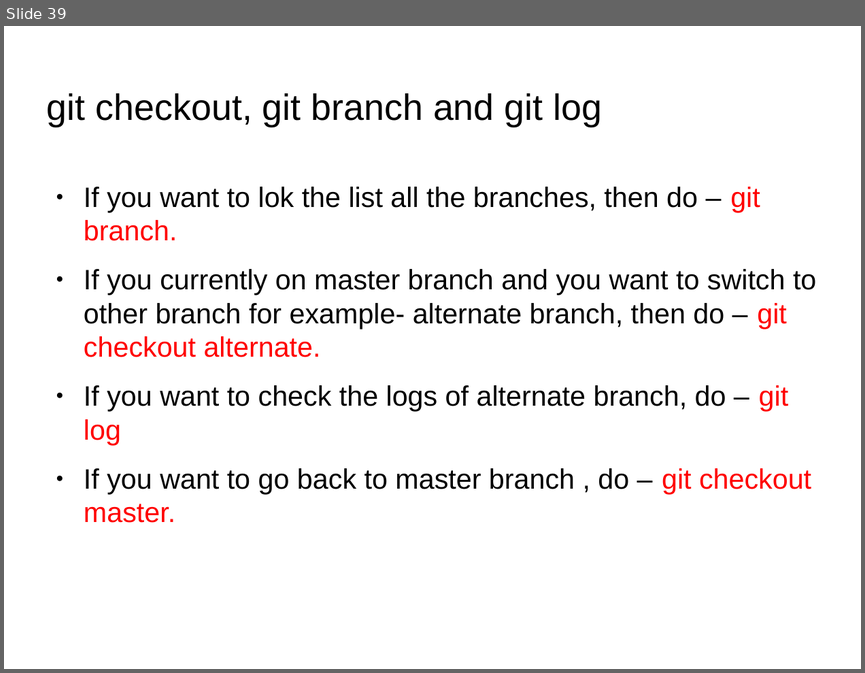
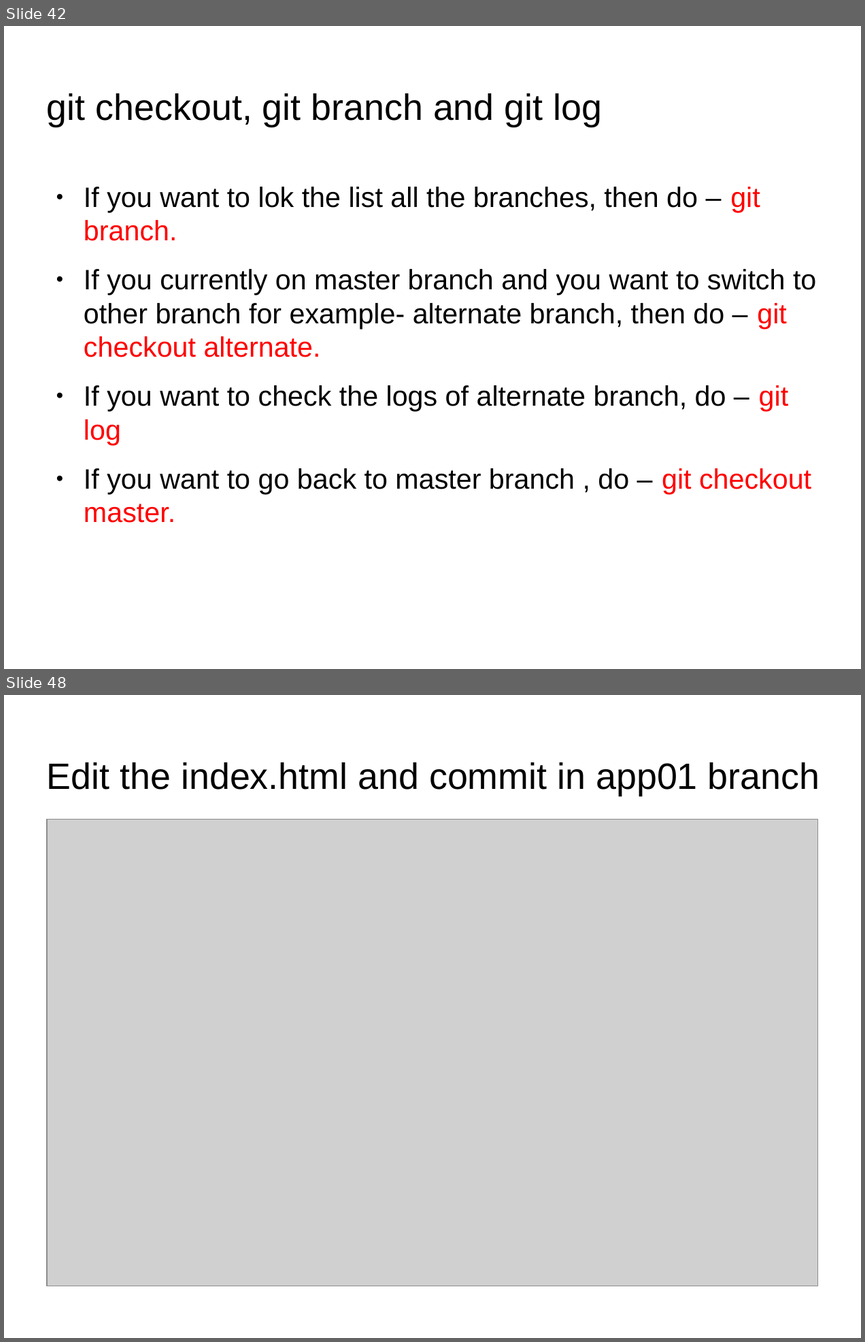
Before and after one commit to anumsh/Learning-Git-and-Github, a slide deck: git_and_GitHub.odp. Shown one above the other, each under a label of ours: slide 39 before the commit, slides 42 and 48 after it; the slides between them are not shown. The pictures are 865x673 and 865x1342 pixels, drawn with LibreOffice and Linux fonts; fonts in the diff are those of the drawing; grey boxes stand for pictures; background and template pictures are left out. Boxes give left, top, right and bottom in pixels: in the first picture for what was removed or moved away, otherwise in the second. Text is boxed around its words. In the diff, an @@ line names an element or a change of style, - is before the commit and + after.

Commit message:
feat: Merging, renaming and deleting the branch

```diff
--- a/git_and_GitHub.odp
+++ b/git_and_GitHub.odp
@@ slide 48 added at (x1=4, y1=695, x2=861, y2=1338), background picture (left out) @@
@@ title added at (x1=47, y1=762, x2=820, y2=796), 33.9 pt, text #000000 @@
+Edit the index.html and commit in app01 branch
@@ picture added at (x1=47, y1=819, x2=818, y2=1286) @@
@@ what was slide 39 is now slide 42 @@
```
Also in this commit, not shown: 1 slide changed, 14 other slides added, 8 other files.
